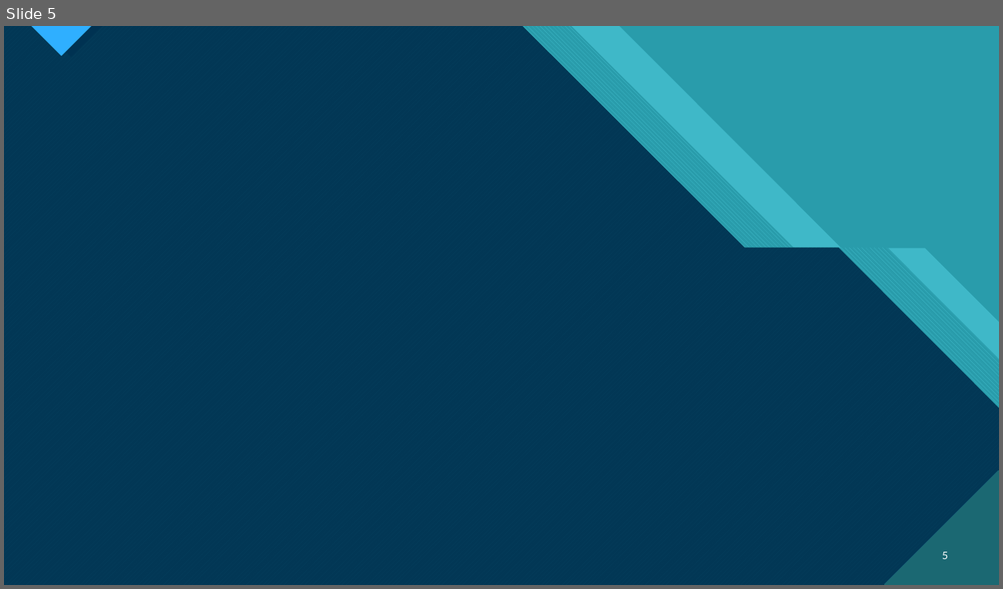
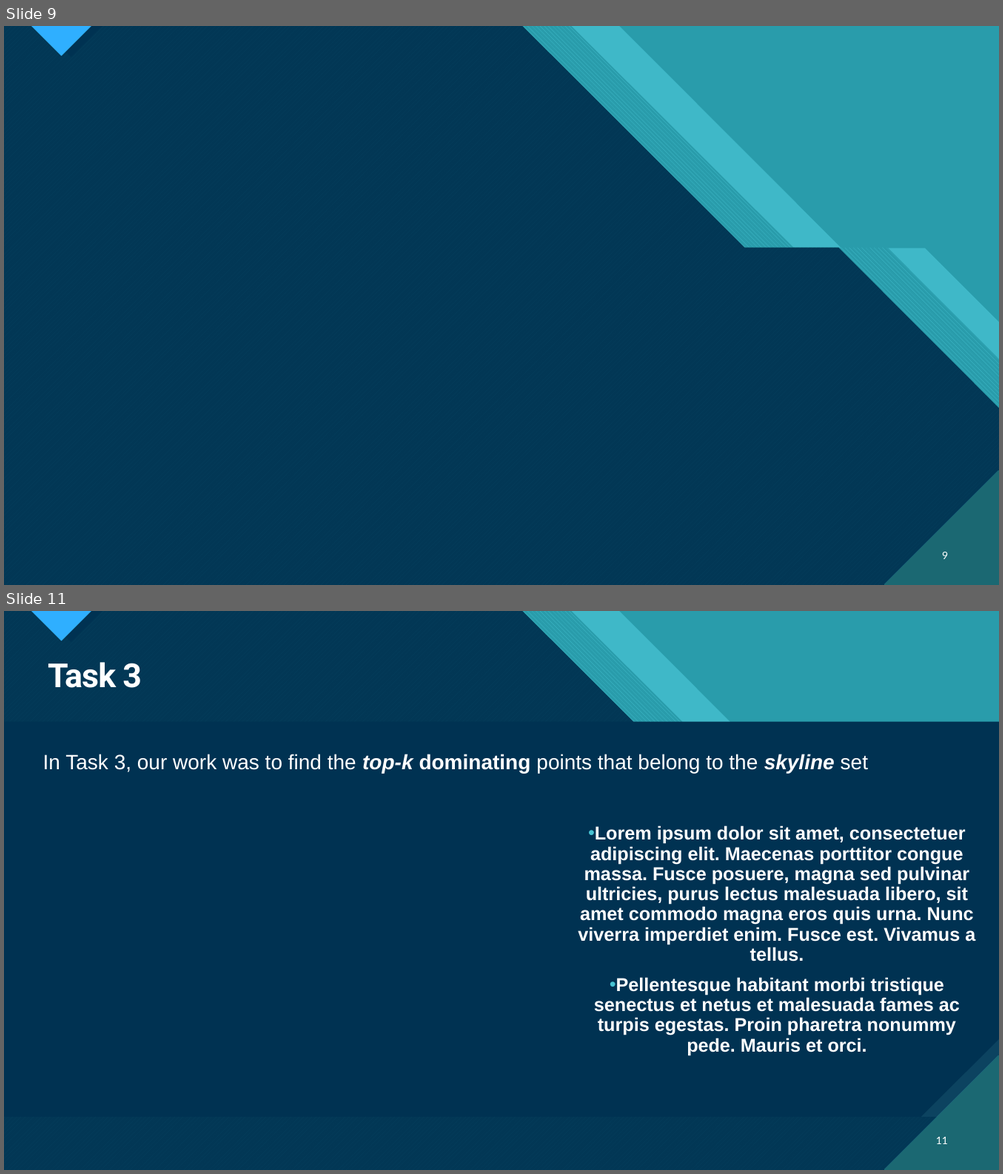
Before and after one commit to MnAppsNet/DominanceQueries, a slide deck: report_presentation.pptx. Shown one above the other, each under a label of ours: slide 5 before the commit, slides 9 and 11 after it; the slides between them are not shown. The pictures are 1003x589 and 1003x1174 pixels, drawn with LibreOffice and Linux fonts; fonts in the diff are those of the drawing; background and template pictures are left out; a plain dark background stands for a picture behind light text. Boxes give left, top, right and bottom in pixels: in the first picture for what was removed or moved away, otherwise in the second. Text is boxed around its words. In the diff, an @@ line names an element or a change of style, - is before the commit and + after.

```diff
--- a/report_presentation.pptx
+++ b/report_presentation.pptx
@@ slide 11 added at bbox=[4, 611, 999, 1170], background picture (left out); not listed: 18 template elements that a slide beside it also shows @@
@@ title added at bbox=[48, 662, 142, 688], 32 pt, text #FFFFFF, bold @@
+Task 3
@@ text added at bbox=[43, 754, 868, 773], 20 pt, text #FFFFFF @@
+In Task 3, our work was to find the top-k dominating points that belong to the skyline set
@@ text added at bbox=[578, 826, 975, 1056], 18 pt, text #FFFFFF @@
+• Lorem ipsum dolor sit amet, consectetuer adipiscing elit. Maecenas porttitor congue massa. Fusce posuere, magna sed pulvinar ultricies, purus lectus malesuada libero, sit amet commodo magna eros quis urna. Nunc viverra imperdiet enim. Fusce est. Vivamus a tellus.
+• Pellentesque habitant morbi tristique senectus et netus et malesuada fames ac turpis egestas. Proin pharetra nonummy pede. Mauris et orci.
@@ page number added at bbox=[936, 1137, 948, 1145], 10 pt, text #FFFFFF @@
+11
@@ what was slide 5 is now slide 9 @@
@@ page number at bbox=[942, 552, 948, 560]: text changed @@
-5
+9
```
Also in this commit, not shown: 1 slide changed, 3 other slides added, 1 slide removed.
